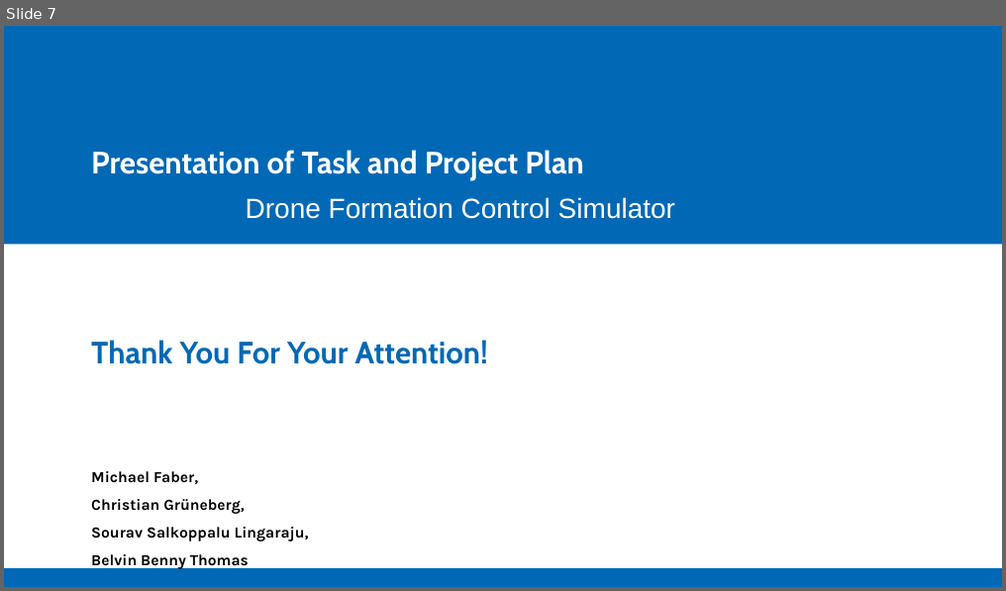
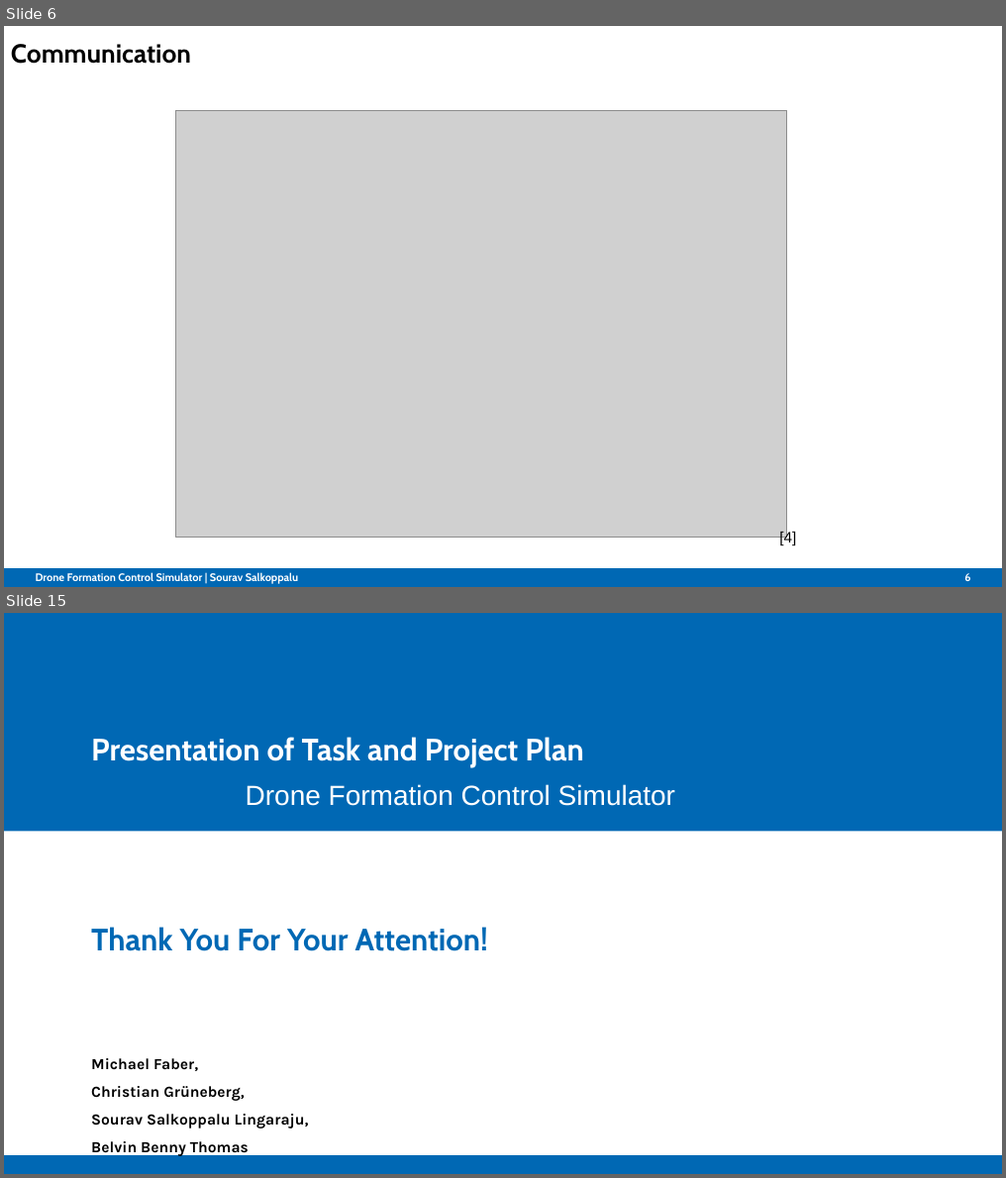
Before and after one commit to Belvin7/Drone_Project_personal-, a slide deck: AMS_Intermediate_Presentation.odp. Shown one above the other, each under a label of ours: slide 7 before the commit, slides 6 and 15 after it; the slides between them are not shown. The pictures are 1006x591 and 1006x1178 pixels, drawn with LibreOffice and Linux fonts; fonts in the diff are those of the drawing; grey boxes stand for pictures; background and template pictures are left out. Boxes give left, top, right and bottom in pixels: in the first picture for what was removed or moved away, otherwise in the second. Text is boxed around its words. In the diff, an @@ line names an element or a change of style, - is before the commit and + after.

```diff
--- a/AMS_Intermediate_Presentation.odp
+++ b/AMS_Intermediate_Presentation.odp
@@ slide 6 added at (4, 26, 1002, 587), background #FFFFFF; not listed: 1 template element that a slide beside it also shows @@
@@ title added at (11, 44, 191, 64), 18.9 pt, text #000000, bold @@
+Communication
@@ picture added at (175, 110, 786, 538) @@
@@ text added at (779, 531, 796, 547), 11 pt, text #000000 @@
+[4]
@@ text added at (36, 572, 298, 584), 7.9 pt, text #FFFFFF, bold @@
+Drone Formation Control Simulator | Sourav Salkoppalu
@@ page number added at (964, 573, 970, 581), 7.9 pt, text #FFFFFF, bold @@
+6
@@ what was slide 7 is now slide 15 @@
```
Also in this commit, not shown: 2 slides changed, 11 other slides added, 4 slides removed.
